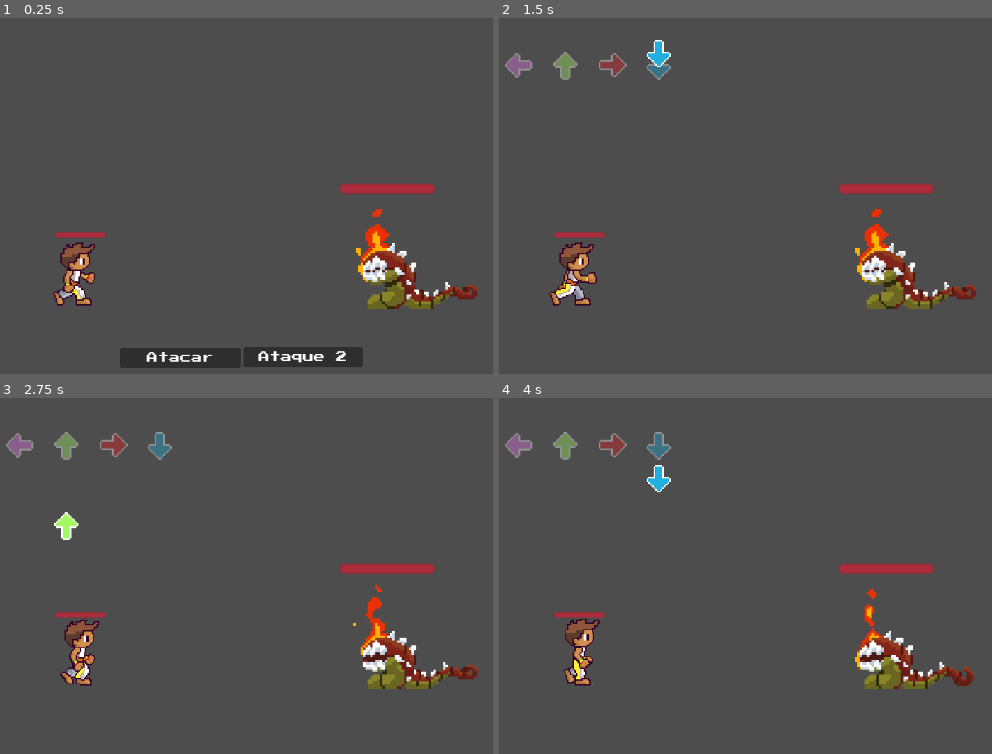
Above: before the commit, frames 1-4 (two rows, left to right).
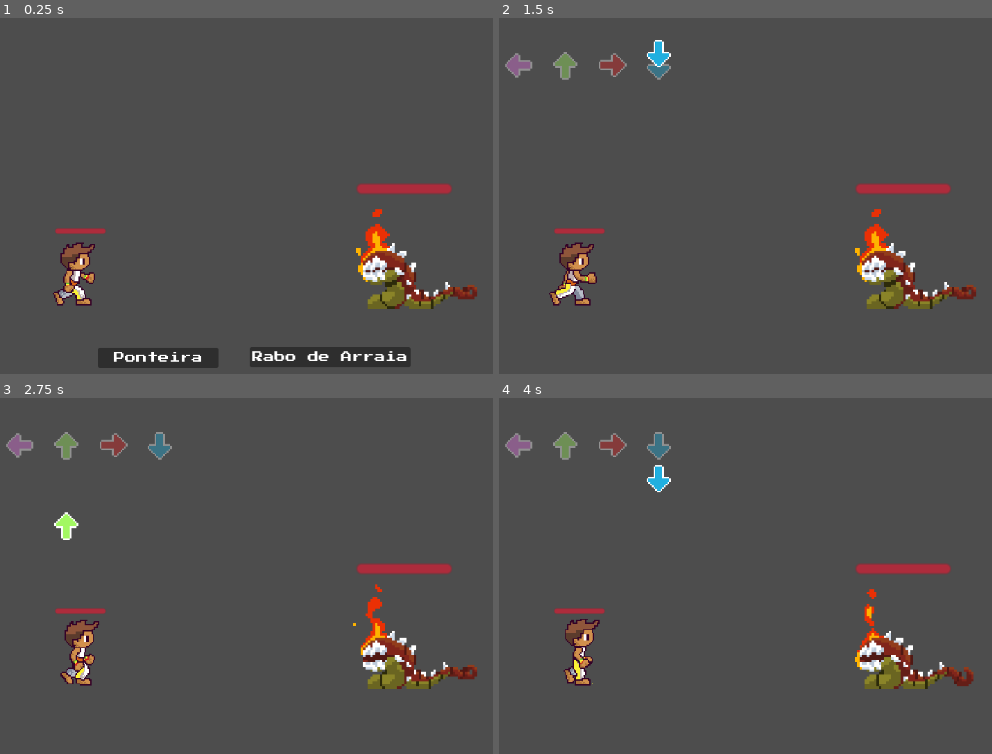
Above: after the commit, the same moments.

Repository: Infernape333/JRPG_Core
Game: Godot game, scene res://Cenas/campo_de_batalha.tscn
Two runs of this game, one before a commit and one after it. Both use one fixed random seed, a clock stepped at 60 frames per second and the inputs below. This scene is started directly instead of the project's main scene. Sound files missing from this copy of the repository are replaced by a short silence.
Inputs (mouse positions are in pixels of both pictures, inside the frame that each line leads up to):
- Up to frame 1 (0.25 s): no input
- Up to frame 2 (1.5 s): click (681, 356) at 0.5 s, where only the run before the commit has a clickable "Atacar"; hold D (Direita) from 1.28 s (still down); hold E (Interacao) from 1.28 s (still down)
- Up to frame 3 (2.75 s): release D (Direita) at 2.03 s; release E (Interacao) at 2.03 s; hold S (Baixo) from 2.03 s (still down); tap E (Interacao) at 2.1 s
- Up to frame 4 (4 s): release S (Baixo) at 2.78 s; hold D (Direita) 2.78-3.53 s; hold E (Interacao) 2.78-3.53 s; hold W (Cima) from 3.53 s (still down); tap E (Interacao) at 3.6 s

The runs differ from the first frame. In frame 1, 2.2% of the frame differs, in the area x 11-92%, y 46-99%; in frame 2, 0.5%; in frame 3, 0.5%; in frame 4, 0.5%.

Commit message:
2 ataques e sprites

Diff:
--- a/Cenas/Player.tscn
+++ b/Cenas/Player.tscn
@@ -158,7 +158,7 @@
 position = Vector2(21, -9)
 scale = Vector2(0.77, 0.799)
 sprite_frames = SubResource("SpriteFrames_n8ymc")
-animation = &"Andando"
+animation = &"Parado_Cima"
 
 [node name="CollisionShape2D" type="CollisionShape2D" parent="."]
 visible = false
--- a/Cenas/campo_de_batalha.tscn
+++ b/Cenas/campo_de_batalha.tscn
@@ -86,35 +86,35 @@
 script = ExtResource("6_m7klb")
 metadata/_edit_group_ = true
 
-[node name="ataque" type="Button" parent="Control"]
+[node name="ponteira" type="Button" parent="Control"]
 layout_mode = 1
 anchors_preset = -1
 anchor_left = 0.204
 anchor_top = 0.349
 anchor_right = 0.512
 anchor_bottom = 0.612
-offset_left = -0.26001
+offset_left = -32.26
 offset_top = 4.979
-offset_right = -0.279999
+offset_right = -32.28
 offset_bottom = 0.0519943
 grow_horizontal = 2
 grow_vertical = 2
 theme = ExtResource("5_ftkir")
-text = "Atacar"
+text = "Ponteira"
 
-[node name="ataque2" type="Button" parent="Control"]
+[node name="raboDeArraia" type="Button" parent="Control"]
 layout_mode = 1
 anchors_preset = -1
 anchor_left = 0.519
 anchor_top = 0.38
 anchor_right = 0.823
 anchor_bottom = 0.605
-offset_left = -0.235016
+offset_left = 8.76498
 offset_top = -0.0200043
-offset_right = 0.00500488
+offset_right = 69.005
 offset_bottom = -0.0450058
 theme = ExtResource("5_ftkir")
-text = "Ataque 2"
+text = "Rabo de Arraia"
 
-[connection signal="pressed" from="Control/ataque" to="jogador_ataque" method="_on_ataque_pressed"]
-[connection signal="pressed" from="Control/ataque2" to="jogador_ataque" method="_on_ataque_2_pressed"]
+[connection signal="pressed" from="Control/ponteira" to="jogador_ataque" method="_on_ponteira_pressed"]
+[connection signal="pressed" from="Control/raboDeArraia" to="jogador_ataque" method="_on_rabo_de_arraia_pressed"]
--- a/Cenas/inimigo_campo.tscn
+++ b/Cenas/inimigo_campo.tscn
@@ -198,9 +198,9 @@
 shape = SubResource("RectangleShape2D_l0bts")
 
 [node name="ProgressBar" type="ProgressBar" parent="."]
-offset_left = -26.2857
+offset_left = -19.4286
 offset_top = -33.1429
-offset_right = 12.7143
+offset_right = 19.5714
 offset_bottom = -29.1429
 theme_override_styles/fill = SubResource("StyleBoxFlat_wikui")
 show_percentage = false
--- a/Cenas/jogador_campo.tscn
+++ b/Cenas/jogador_campo.tscn
@@ -1,27 +1,23 @@
-[gd_scene load_steps=24 format=3 uid="uid://d1t06uveac1p"]
+[gd_scene load_steps=23 format=3 uid="uid://d1t06uveac1p"]
 
 [ext_resource type="Script" path="res://Scripts/jogador_campo.gd" id="1_d8yjh"]
 [ext_resource type="Texture2D" uid="uid://cf18qtvw20irp" path="res://Sprites_Player/Damage-Sheet.png" id="2_scl4k"]
-[ext_resource type="Texture2D" uid="uid://d0a3w5vp0vmlm" path="res://Sprites_Player/Gingado.png" id="4_h808u"]
+[ext_resource type="Texture2D" path="res://Sprites_Player/Gingado.png" id="4_h808u"]
 
 [sub_resource type="RectangleShape2D" id="RectangleShape2D_r37qd"]
 size = Vector2(20, 42.5714)
 
-[sub_resource type="AtlasTexture" id="AtlasTexture_qm2m5"]
+[sub_resource type="AtlasTexture" id="AtlasTexture_ksdlc"]
+atlas = ExtResource("2_scl4k")
+region = Rect2(0, 64, 64, 64)
+
+[sub_resource type="AtlasTexture" id="AtlasTexture_37aly"]
 atlas = ExtResource("2_scl4k")
 region = Rect2(0, 0, 64, 64)
 
-[sub_resource type="AtlasTexture" id="AtlasTexture_7d3uq"]
+[sub_resource type="AtlasTexture" id="AtlasTexture_2kdku"]
 atlas = ExtResource("2_scl4k")
 region = Rect2(64, 0, 64, 64)
-
-[sub_resource type="AtlasTexture" id="AtlasTexture_6vvjl"]
-atlas = ExtResource("2_scl4k")
-region = Rect2(0, 64, 64, 64)
-
-[sub_resource type="AtlasTexture" id="AtlasTexture_5d2pn"]
-atlas = ExtResource("2_scl4k")
-region = Rect2(0, 64, 64, 64)
 
 [sub_resource type="AtlasTexture" id="AtlasTexture_mke1c"]
 atlas = ExtResource("4_h808u")
@@ -75,16 +71,16 @@
 animations = [{
 "frames": [{
 "duration": 1.0,
-"texture": SubResource("AtlasTexture_qm2m5")
+"texture": SubResource("AtlasTexture_ksdlc")
 }, {
 "duration": 1.0,
-"texture": SubResource("AtlasTexture_7d3uq")
+"texture": SubResource("AtlasTexture_37aly")
 }, {
 "duration": 1.0,
-"texture": SubResource("AtlasTexture_6vvjl")
+"texture": SubResource("AtlasTexture_2kdku")
 }, {
 "duration": 1.0,
-"texture": SubResource("AtlasTexture_5d2pn")
+"texture": SubResource("AtlasTexture_ksdlc")
 }],
 "loop": false,
 "name": &"dano",
@@ -158,7 +154,6 @@
 texture_filter = 1
 sprite_frames = SubResource("SpriteFrames_ddni5")
 animation = &"dano"
-frame_progress = 1.0
 
 [node name="Collision_jogador" type="CollisionShape2D" parent="."]
 position = Vector2(-0.285714, 3.28572)
@@ -166,9 +161,9 @@
 
 [node name="ProgressBar" type="ProgressBar" parent="."]
 offset_left = -18.5714
-offset_top = -31.4286
+offset_top = -33.7143
 offset_right = 20.4286
-offset_bottom = -27.4286
+offset_bottom = -29.7143
 theme_override_styles/fill = SubResource("StyleBoxFlat_qiwdk")
 show_percentage = false
 
--- a/Cenas/npc.tscn
+++ b/Cenas/npc.tscn
@@ -78,7 +78,7 @@
 }]
 
 [sub_resource type="RectangleShape2D" id="RectangleShape2D_e1ccu"]
-size = Vector2(58, 29)
+size = Vector2(44, 20)
 
 [sub_resource type="CircleShape2D" id="CircleShape2D_64m82"]
 radius = 21.0238
@@ -93,7 +93,7 @@
 frame_progress = 0.936238
 
 [node name="Colisão" type="CollisionShape2D" parent="."]
-position = Vector2(-3, 4.5)
+position = Vector2(-4, 2)
 shape = SubResource("RectangleShape2D_e1ccu")
 
 [node name="Butao" type="Sprite2D" parent="."]
@@ -109,8 +109,7 @@
 script = ExtResource("4_5waae")
 
 [node name="Area" type="CollisionShape2D" parent="Area2D"]
-visible = false
-position = Vector2(0, 5)
+position = Vector2(-2, 2)
 shape = SubResource("CircleShape2D_64m82")
 
 [node name="DialogoBox" parent="." instance=ExtResource("5_8ikrp")]
--- a/Scripts/Control.gd
+++ b/Scripts/Control.gd
@@ -1,8 +1,8 @@
 extends Control
 
 
-@onready var btn1 = $ataque
-@onready var btn2 = $ataque2
+@onready var btn1 = $ponteira
+@onready var btn2 = $raboDeArraia
 
 func _ready():
 	pass
--- a/Scripts/jogador_ataque.gd
+++ b/Scripts/jogador_ataque.gd
@@ -14,15 +14,15 @@
 	else:
 		$Collision_jogador.disabled = false
 
-func _on_ataque_pressed():
+func _on_ponteira_pressed():
 	if TurnManager.current_turn == TurnManager.Turn.PLAYER:
-		iniciar_sequencia()
+		iniciar_sequencia("ponteira")
 
-func _on_ataque_2_pressed():
+func _on_rabo_de_arraia_pressed():
 	if TurnManager.current_turn == TurnManager.Turn.PLAYER:
-		iniciar_sequencia_2()
+		iniciar_sequencia("raboDeArraia")
 
-func iniciar_sequencia():
+func iniciar_sequencia(ataque):
 	var setas_scene = load("res://Cenas/fila_de_setas.tscn").instantiate()
 	battle_scene.add_child(setas_scene)
 	setas_scene.reset_sequence()
@@ -30,21 +30,7 @@
 	await get_tree().create_timer(8).timeout
 
 	if jogador_acertou_sequencia(setas_scene.acertos):
-		await realizar_ataque()
-	else:
-		TurnManager.switch_turn()
-
-	setas_scene.queue_free()
-
-func iniciar_sequencia_2():
-	var setas_scene = load("res://Cenas/fila_de_setas.tscn").instantiate()
-	battle_scene.add_child(setas_scene)
-	setas_scene.reset_sequence()
-
-	await get_tree().create_timer(8).timeout
-
-	if jogador_acertou_sequencia(setas_scene.acertos):
-		await realizar_ataque_2()
+		await realizar_ataque(ataque)
 	else:
 		TurnManager.switch_turn()
 
@@ -53,24 +39,19 @@
 func jogador_acertou_sequencia(acertos: int) -> bool:
 	return acertos >= 7
 
-func realizar_ataque():
+func realizar_ataque(ataque):
 	if TurnManager.current_turn == TurnManager.Turn.PLAYER:
 		self.visible = true
 		sprite_campo.visible = false
-		$AnimatedSprite2D.play("Ponteira")
-		await $AnimatedSprite2D.animation_finished
+
+		if ataque == "ponteira":
+			$AnimatedSprite2D.play("Ponteira")
+			await $AnimatedSprite2D.animation_finished
+		elif ataque == "raboDeArraia":
+			$AnimatedSprite2D.play("RaboDeArraia")
+			await $AnimatedSprite2D.animation_finished
+
 		sprite_campo.attack(target)
 		sprite_campo.visible = true
 		self.visible = false
 		TurnManager.switch_turn()
-
-func realizar_ataque_2():
-	if TurnManager.current_turn == TurnManager.Turn.PLAYER:
-		self.visible = true
-		sprite_campo.visible = false
-		$AnimatedSprite2D.play("RaboDeArraia")
-		await $AnimatedSprite2D.animation_finished
-		sprite_campo.attack(target)
-		sprite_campo.visible = true
-		self.visible = false
-		TurnManager.switch_turn()
Not shown: 7 places in Cenas/Player.tscn that only renumber resources
Not shown: 1 places in Cenas/campo_de_batalha.tscn that only renumber resources
Not shown: 1 places in Cenas/fila_de_setas.tscn that only renumber resources
Not shown: 1 places in Cenas/jogador_ataque.tscn that only renumber resources
Not shown: 2 places in Cenas/npc.tscn that only renumber resources
